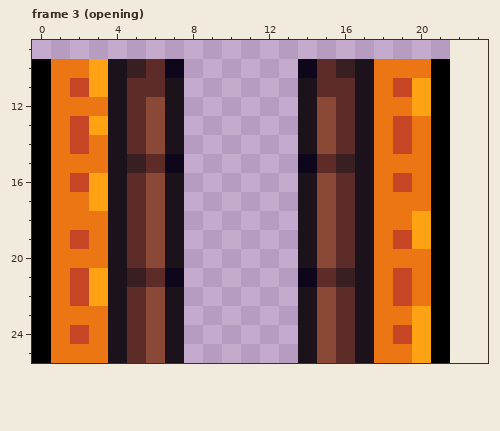
Pixel-art file: BurningKnight/Content/Animations/treasure_door.ase. The picture above is the old version.
22x26 pixels, 6 frames. Shown: frame 3 (opening): x 0..23, y 9..25. The old version is drawn lined up with the new one, on the new canvas. The commit also changed other frames, which this record leaves out.
The same view after the edit:
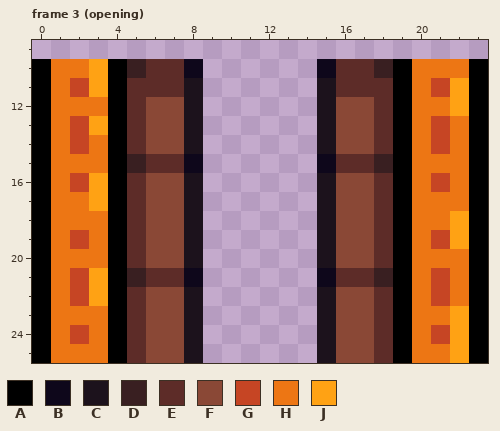
Palette (. is transparent): A #000000  B #0e071b  C #1c121c  D #391f21  E #5d2c28  F #8a4836  G #c64524  H #ed7614  J #ffa214
Log entry: Fixed custom door shadow
Changes in this commit:
canvas 22x26 -> 24x26
Changed rows in their new state; - is an unchanged pixel.
Frame 3 (opening):
first column x 4:
10 A--EB-----.BEEDA-HHA
11 A--EC-----.C-EEAHGJA
12 A--FC-----.CFFEAHHJA
13 A--FC-----.CFFEA-GHA
14 A--FC-----.CFFEA-GHA
15 A--EB-----.BEEDA-HHA
16 A--FC-----.CFFEA-GHA
17 A--FC-----.CFFEA-HHA
18 A--FC-----.CFFEAHHJA
19 A--FC-----.CFFEAHGJA
20 A--FC-----.CFFEA-HHA
21 A--EB-----.BEEDA-GHA
22 A--FC-----.CFFEA-GHA
23 A--FC-----.CFFEAHHJA
24 A--FC-----.CFFEAHGJA
25 A--FC-----.CFFEAHHJA
